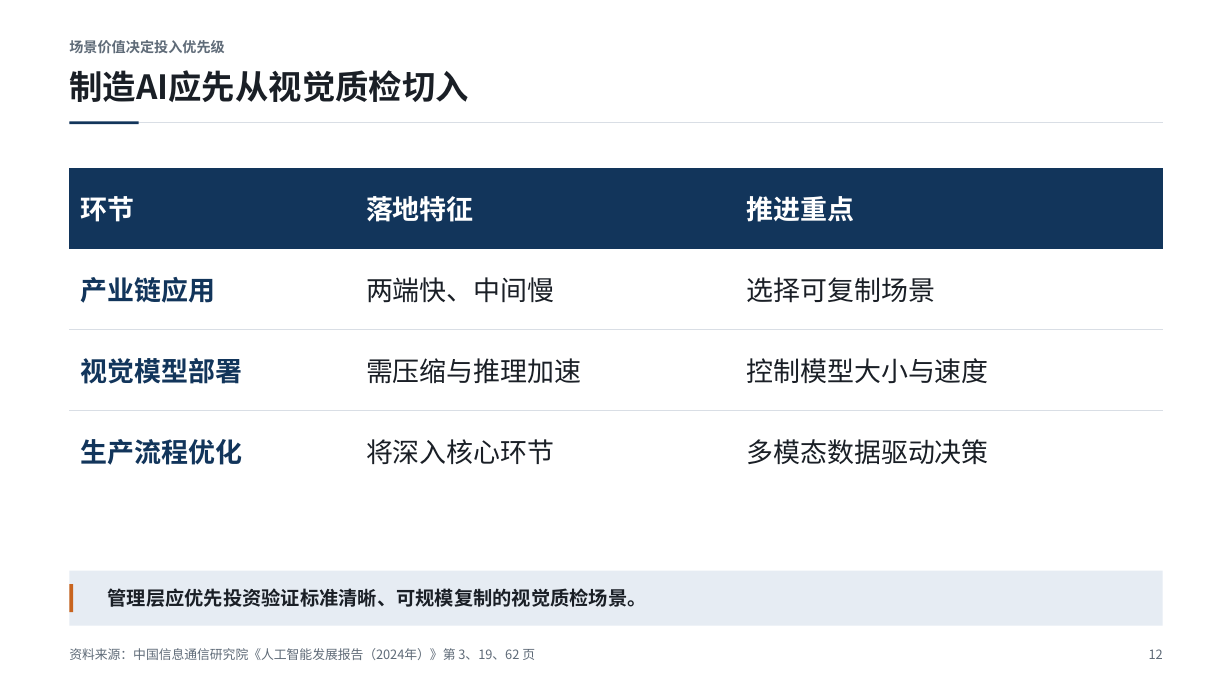
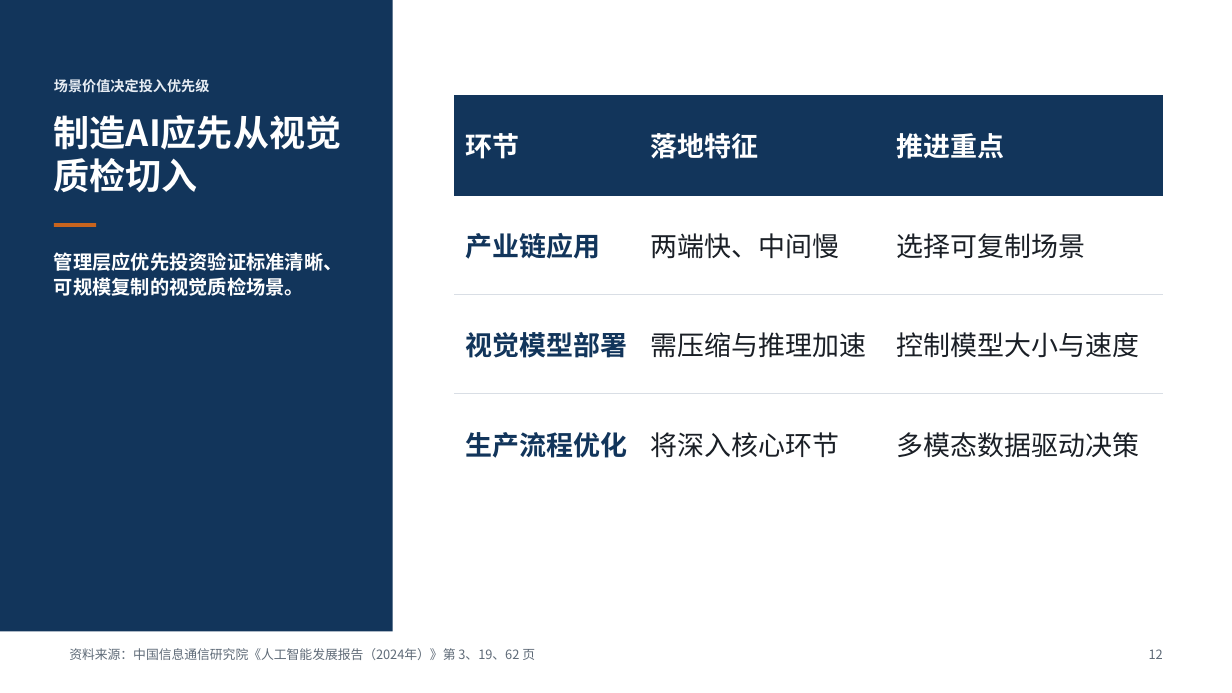
Before and after one commit to Liyilin66/ppt-agent, a slide deck: slide 12 of examples/caict-2024-sample.pptx. Drawn at 1232x693 pixels with LibreOffice and Linux fonts; fonts in the diff are those of the drawing. Boxes give left, top, right and bottom in pixels: in the first picture for what was removed or moved away, otherwise in the second. Text is boxed around its words. In the diff, an @@ line names an element or a change of style, - is before the commit and + after.

```diff
--- a/examples/caict-2024-sample.pptx
+++ b/examples/caict-2024-sample.pptx
@@ rectangle added at (0,0,393,631), fill #12355B @@
@@ text "场景价值决定投入优先级": place and size @@
-text "场景价值决定投入优先级" at (69,40,225,53)
+text "场景价值决定投入优先级" at (54,79,210,93)
@@ text "场景价值决定投入优先级" at (54,79,210,93): text colour #5F6B78 to #E6ECF3 @@
@@ text "制造AI应先从视觉质检切入": place and size @@
-text "制造AI应先从视觉质检切入" at (69,70,469,102)
+text "制造AI应先从视觉质检切入" at (54,115,341,150)
@@ text "制造AI应先从视觉质检切入" at (54,115,341,150): size 26 to 28.1 pt, text colour #1A1F26 to #FFFFFF; line spacing 31.2pt to 33.7pt @@
@@ table: place and size @@
-table at (69,167,1164,491)
+table at (455,95,1164,494)
@@ line removed from (69, 123) to (1163, 123) @@
@@ rectangle removed at (69,121,139,124) @@
@@ rectangle added at (54,223,96,226), fill #C8641E @@
@@ text "管理层应优先投资验证标准清晰、可规模复制的视觉质检场景。": place and size @@
-text "管理层应优先投资验证标准清晰、可规模复制的视觉质检场景。" at (108,588,647,607)
+text "管理层应优先投资验证标准清晰、可规模复制的视觉质检场景。" at (54,252,343,296)
@@ text "管理层应优先投资验证标准清晰、可规模复制的视觉质检场景。" at (54,252,343,296): text colour #1A1F26 to #FFFFFF @@
@@ rectangle removed at (69,571,1163,626) @@
@@ rectangle removed at (69,584,73,612) @@
```
Also in this commit, not shown: 10 other slides changed, 6 other files.
